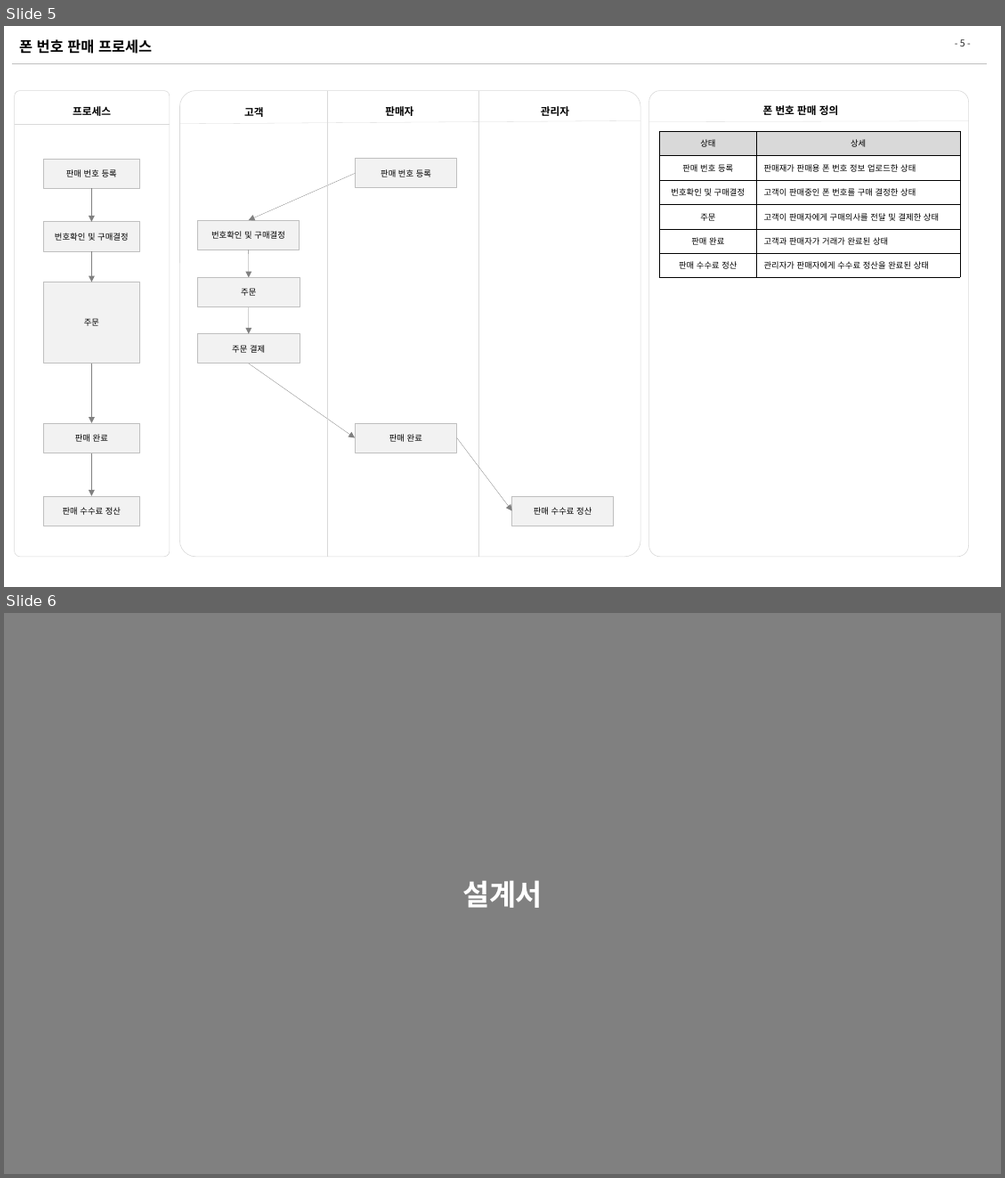
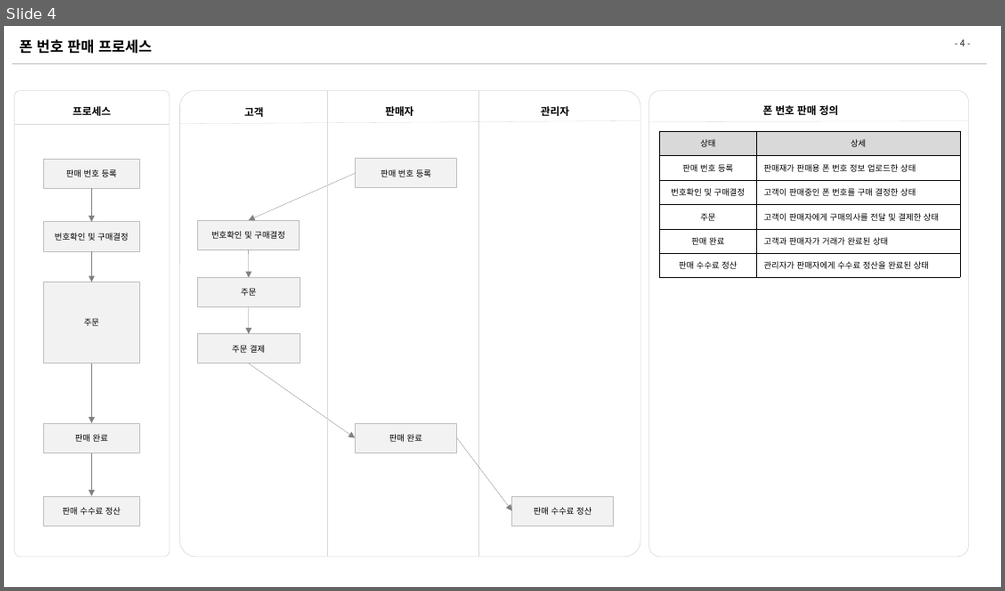
Before and after one commit to zhengze00/SpringBoot-MariaDB-master, a slide deck: Project File/[SK C&C] 인턴PT_오정택.pptx. Shown one above the other, each under a label of ours: slides 5 and 6 before the commit, slide 4 after it. The pictures are 1005x1178 and 1005x591 pixels, drawn with LibreOffice and Linux fonts; fonts in the diff are those of the drawing. Boxes give left, top, right and bottom in pixels: in the first picture for what was removed or moved away, otherwise in the second. Text is boxed around its words. In the diff, an @@ line names an element or a change of style, - is before the commit and + after.

```diff
--- a/Project File/[SK C&C] 인턴PT_오정택.pptx
+++ b/Project File/[SK C&C] 인턴PT_오정택.pptx
@@ slide 6 removed at <box>4,613,1001,1174</box>, background #808080 @@
@@ text removed at <box>462,880,542,908</box> @@
-설계서
@@ what was slide 5 is now slide 4 @@
@@ page number at <box>960,39,965,46</box>: text changed @@
-- 5 -
+- 4 -
```
Also in this commit, not shown: 3 slides changed, 1 slide added, 28 other slides removed, 2 other files.
